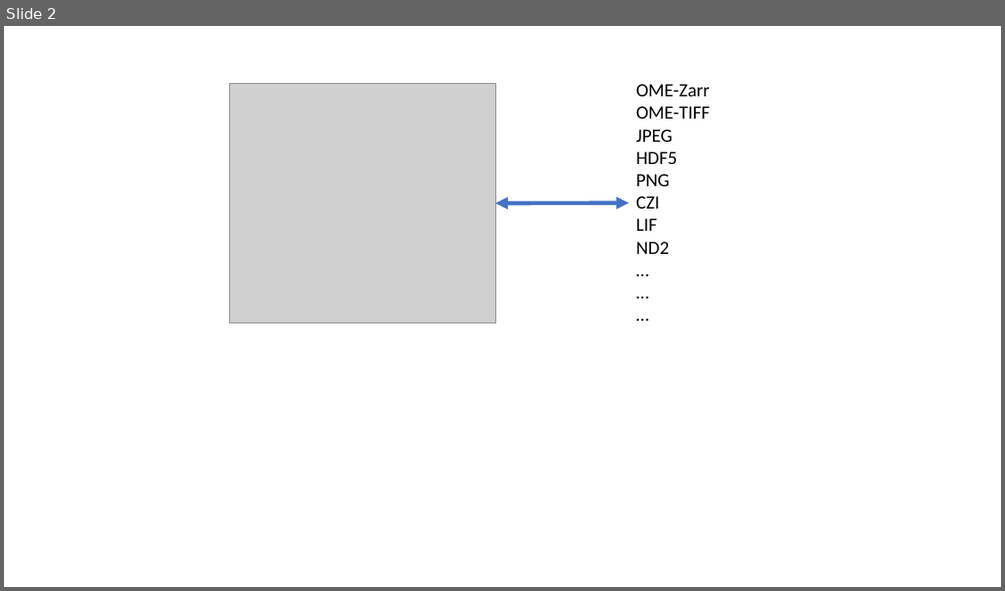
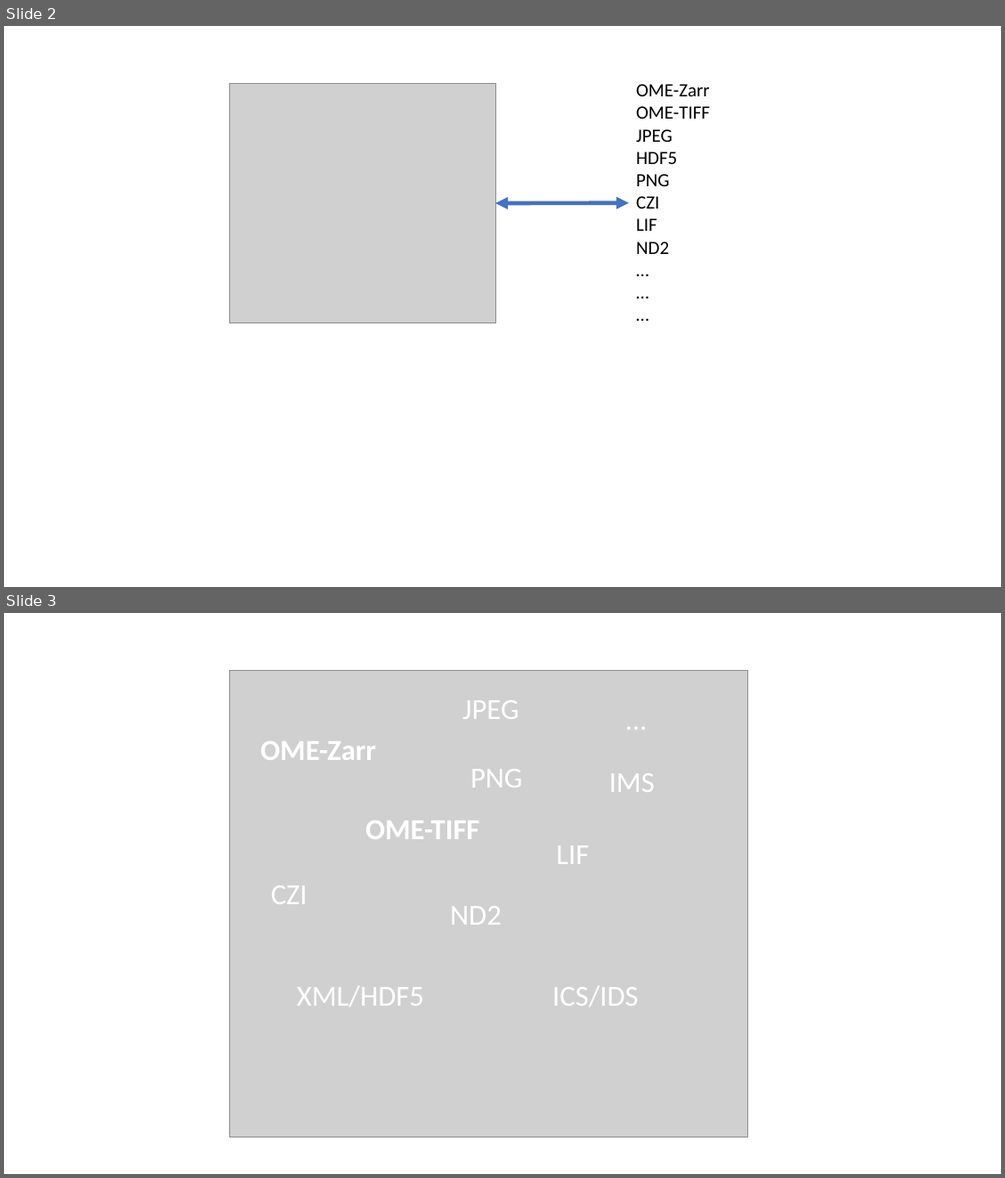
Before and after one commit to NEUBIAS/training-resources, a slide deck: figures/resources/image_data_formats_course.pptx. Shown one above the other, each under a label of ours: slide 2 before the commit, slides 2 and 3 after it. The pictures are 1005x591 and 1005x1178 pixels, drawn with LibreOffice and Linux fonts; fonts in the diff are those of the drawing; grey boxes stand for pictures. Boxes give left, top, right and bottom in pixels: in the first picture for what was removed or moved away, otherwise in the second. Text is boxed around its words. In the diff, an @@ line names an element or a change of style, - is before the commit and + after.

```diff
--- a/figures/resources/image_data_formats_course.pptx
+++ b/figures/resources/image_data_formats_course.pptx
@@ slide 3 added at (4,613,1001,1174), background #FFFFFF @@
@@ picture added at (230,671,748,1137) @@
@@ text added at (462,700,518,719), 28 pt, text #FFFFFF @@
+JPEG
@@ text added at (619,698,763,740), 28 pt, text #FFFFFF @@
+…
@@ text added at (260,741,376,760), 28 pt, text #FFFFFF, bold @@
+OME-Zarr
@@ text added at (470,769,522,787), 28 pt, text #FFFFFF @@
+PNG
@@ text added at (609,773,655,792), 28 pt, text #FFFFFF @@
+IMS
@@ text added at (365,820,479,839), 28 pt, text #FFFFFF, bold @@
+OME-TIFF
@@ text added at (556,845,589,864), 28 pt, text #FFFFFF @@
+LIF
@@ text added at (271,885,307,904), 28 pt, text #FFFFFF @@
+CZI
@@ text added at (450,906,502,925), 28 pt, text #FFFFFF @@
+ND2
@@ text added at (297,986,424,1006), 28 pt, text #FFFFFF @@
+XML/HDF5
@@ text added at (552,986,638,1006), 28 pt, text #FFFFFF @@
+ICS/IDS
```
Also in this commit, not shown: 1 other file.
